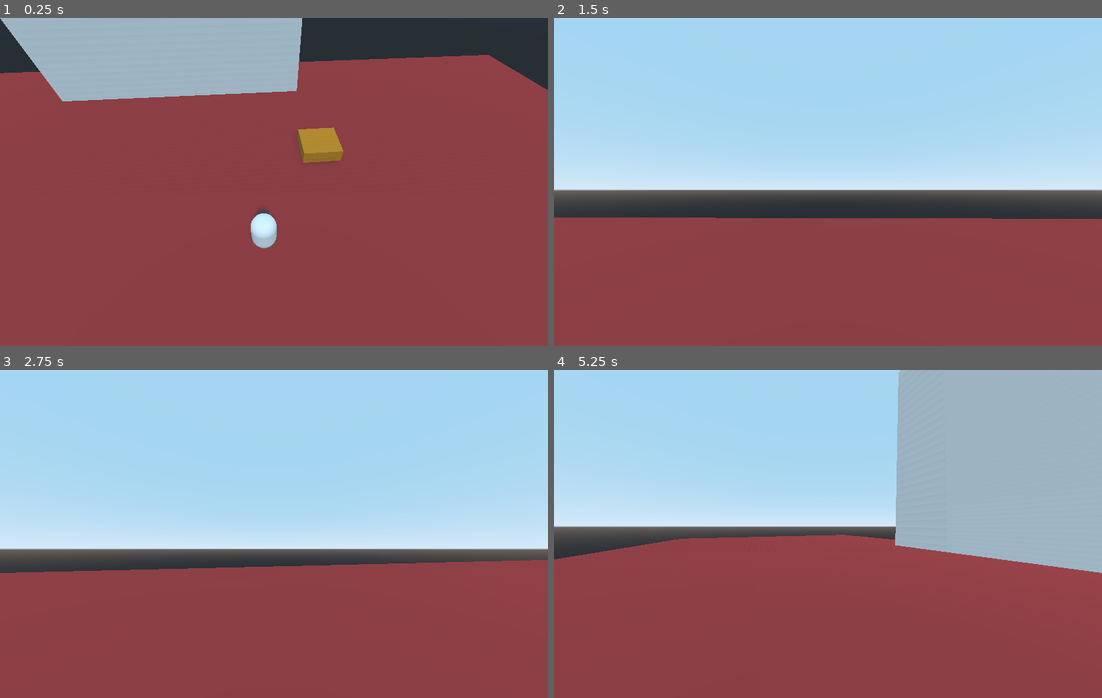
Above: before the commit, frames 1-4 (two rows, left to right).
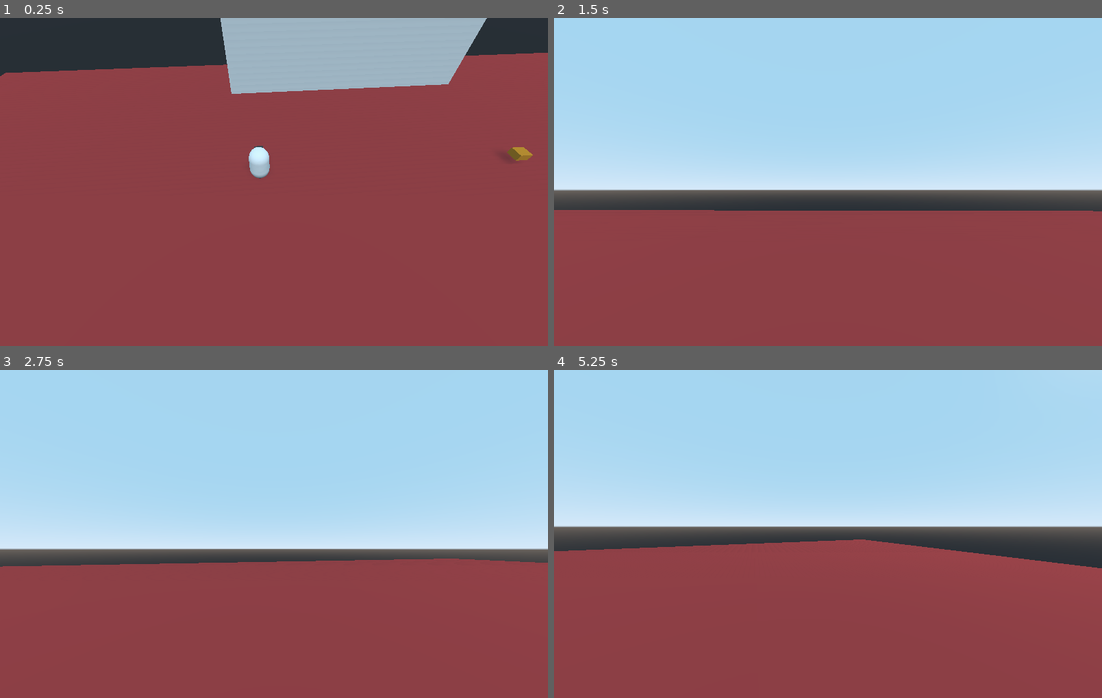
Above: after the commit, the same moments.

Repository: Carbine28/Game-to-Teach-3D-Transformation
Game: Godot game, scene res://main.tscn
Same seed, same stepped clock (60 frames per second), same inputs: the game is played once before the commit and once after it.
Inputs (mouse positions are in pixels of both pictures, inside the frame that each line leads up to):
- Up to frame 1 (0.25 s): no input
- Up to frame 2 (1.5 s): move the mouse to (948, 165) at 0.52 s; hold D (move_right) 0.53-1.28 s; click (948, 165) at 0.6 s; tap Space (jump) at 0.77 s; move the mouse to (718, 198) at 1.27 s; hold S (move_backward) from 1.28 s (still down); tap Tab (switch_camera) at 1.35 s
- Up to frame 3 (2.75 s): tap Space (jump) at 1.52 s; tap Enter at 2 s; move the mouse to (284, 527) at 2.02 s; release S (move_backward) at 2.03 s; hold W (move_forward) from 2.03 s (still down); click (284, 527) at 2.1 s
- Up to frame 4 (5.25 s): move the mouse to (822, 540) at 2.77 s; tap Tab (switch_camera) at 2.85, 4.35 s; tap Space (jump) at 3.02, 3.77, 4.52 s; move the mouse to (992, 583) at 3.52 s; release W (move_forward) at 3.53 s; hold A (move_left) 3.53-5.03 s; click (992, 583) at 3.6 s; move the mouse to (663, 484) at 4.27 s; move the mouse to (833, 534) at 5.02 s; hold W (move_forward) from 5.03 s (still down); click (833, 534) at 5.1 s

The runs differ from the first frame. In frame 1, 17% of the frame differs, in the area x 0-100%, y 0-71%; in frame 2, 2.3%; in frame 3, 1.4%; in frame 4, 23%, in the area x 0-100%, y 0-62%.

Commit message:
Added Spawn point, finished transformation mechanic

Diff:
--- a/Base/GUI/transformableUI/DrawContainer.gd
+++ b/Base/GUI/transformableUI/DrawContainer.gd
@@ -16,6 +16,9 @@
 	var draggable_block: ColorRect = draggable.instance()
 	draggable_block.id = idCount
 	draggable_block.label = data.label
+	print(draggable_block.label)
+	if draggable_block.label == "Scale":
+		draggable_block.enableDefault = true
 	draggable_block.block_Type = data.block_Type
 	draggable_block.dropped_on_target = true
 	dropLocation.add_child(draggable_block)
--- a/Base/GUI/transformableUI/SourceContainer.gd
+++ /dev/null
@@ -1,5 +0,0 @@
-extends Panel
-
-#onready var drop_target = get_node("/TransformableGUI/VLayout/DrawContainer")
-#onready var draggable_scene: PackedScene = preload ("res://GUI/transformableUI/TransformBlock.tscn")
-#onready var draggable_container = $Padding/SourceRows
--- a/Base/GUI/transformableUI/TransformBlock_Modifiable.gd
+++ b/Base/GUI/transformableUI/TransformBlock_Modifiable.gd
@@ -1,10 +1,14 @@
 extends ColorRect
 class_name TransformBlockMod
 
+onready var _input_x = $Padding/vDisplayContainer/hInputContainer/xInput
+onready var _input_y = $Padding/vDisplayContainer/hInputContainer/yInput
+onready var _input_z = $Padding/vDisplayContainer/hInputContainer/zInput
 
 onready var _name = $Padding/vDisplayContainer/blockName
 export var id: int
 export var label:String
+export var enableDefault: bool
 var block_Type
 
 var x_Value
@@ -16,13 +20,20 @@
 func _ready() -> void:
 	add_to_group("DRAGGABLE")
 	_name.text = label
-	x_Value = 0.0
-	y_Value = 0.0
-	z_Value = 0.0
+	if enableDefault:
+		_input_x.text = "1.0"
+		_input_y.text = "1.0"
+		_input_z.text = "1.0"
+		x_Value = 1
+		y_Value = 1
+		z_Value = 1
+	else:
+		x_Value = 0.0
+		y_Value = 0.0
+		z_Value = 0.0
 
 # Deletes transform block from drawing area
 func _on_deleteSelfButton_pressed():
-
 	queue_free()
 
 func _on_xInput_input_Updated(value):
--- a/Base/GUI/transformableUI/TransformableGUI.gd
+++ b/Base/GUI/transformableUI/TransformableGUI.gd
@@ -18,21 +18,31 @@
 func _on_clearButton_pressed():
 	for child in _drawAreaContainer.get_children():
 		child.queue_free() # Remove all block in draw area
-		#emit_signal("drawArea_Cleared")
 	blockStack.clear()
 
 func _on_runButton_pressed():
-	for block in blockStack:
-		match block.block_Type:
+	if blockStack:
+		_execute_Action(blockStack[0])
+
+func _execute_Action(var block):
+	match block.block_Type:
 			BlockType.TRANSLATE:
 				selectedObject.moveObject(Vector3(block.x_Value, block.y_Value, block.z_Value))
 			BlockType.ROTATE:
-				pass
+				selectedObject.rotateObject(Vector3(block.x_Value, block.y_Value, block.z_Value))
 			BlockType.SCALE:
-				pass
+				selectedObject.scaleObject(Vector3(block.x_Value, block.y_Value, block.z_Value))
+	blockStack.pop_front()
 
 func _on_TransformableGUI_visibility_changed():
 	_resetGUI()
+
+func _on_Transform_Finished():
+	if blockStack:
+		_execute_Action(blockStack[0])
+	else:
+		for child in _drawAreaContainer.get_children():
+			child.queue_free()
 
 func _resetGUI():
 	# Remove all block in draw area
--- a/Base/GUI/transformableUI/TransformableGUI.tscn
+++ b/Base/GUI/transformableUI/TransformableGUI.tscn
@@ -1,7 +1,6 @@
-[gd_scene load_steps=11 format=2]
+[gd_scene load_steps=10 format=2]
 
 [ext_resource path="res://GUI/transformableUI/TransformBlock.tscn" type="PackedScene" id=2]
-[ext_resource path="res://GUI/transformableUI/SourceContainer.gd" type="Script" id=3]
 [ext_resource path="res://GUI/transformableUI/DrawContainer.gd" type="Script" id=4]
 [ext_resource path="res://GUI/transformableUI/TransformableGUI.gd" type="Script" id=5]
 
@@ -24,19 +23,19 @@
 bg_color = Color( 0.0509804, 0.290196, 1, 1 )
 
 [node name="TransformableGUI" type="PanelContainer"]
-anchor_right = 0.447
+anchor_right = 0.367
 anchor_bottom = 1.0
-margin_right = 0.599976
+margin_right = -32.4
 script = ExtResource( 5 )
 
 [node name="VBoxContainer" type="VBoxContainer" parent="."]
 margin_left = 7.0
 margin_top = 7.0
-margin_right = 530.0
+margin_right = 401.0
 margin_bottom = 713.0
 
 [node name="headerpanel" type="Panel" parent="VBoxContainer"]
-margin_right = 523.0
+margin_right = 394.0
 margin_bottom = 34.0
 size_flags_horizontal = 3
 size_flags_vertical = 3
@@ -44,24 +43,23 @@
 custom_styles/panel = SubResource( 1 )
 
 [node name="Header" type="Label" parent="VBoxContainer/headerpanel"]
-margin_right = 529.0
+margin_right = 393.0
 margin_bottom = 40.0
 size_flags_horizontal = 3
 size_flags_vertical = 3
 size_flags_stretch_ratio = 0.18
-text = "Source BLocks"
+text = "Source Blocks"
 align = 1
 valign = 1
 
 [node name="SourceContainer" type="Panel" parent="VBoxContainer"]
 margin_top = 38.0
-margin_right = 523.0
+margin_right = 394.0
 margin_bottom = 129.0
 size_flags_horizontal = 3
 size_flags_vertical = 3
 size_flags_stretch_ratio = 0.4
 custom_styles/panel = SubResource( 2 )
-script = ExtResource( 3 )
 
 [node name="Padding" type="MarginContainer" parent="VBoxContainer/SourceContainer"]
 anchor_left = 0.5
@@ -111,7 +109,7 @@
 
 [node name="DrawContainer" type="Panel" parent="VBoxContainer"]
 margin_top = 133.0
-margin_right = 523.0
+margin_right = 394.0
 margin_bottom = 588.0
 size_flags_horizontal = 3
 size_flags_vertical = 3
@@ -141,7 +139,7 @@
 
 [node name="ButtonPanel" type="Panel" parent="VBoxContainer"]
 margin_top = 592.0
-margin_right = 523.0
+margin_right = 394.0
 margin_bottom = 706.0
 size_flags_horizontal = 3
 size_flags_vertical = 3
--- a/Base/GUI/transformableUI/numberInput.gd
+++ b/Base/GUI/transformableUI/numberInput.gd
@@ -5,6 +5,9 @@
 
 onready var LineEditRegEx = RegEx.new()
 var input = ""
+
+var defaultInput = "1"
+var enableDefaultInput: bool
 var hasDecimal = false
 
 func _ready():
--- /dev/null
+++ b/Base/functional_objects/EndPoint.gd
@@ -0,0 +1,11 @@
+extends Spatial
+
+# Need to change model of end point
+func _ready():
+	var model = $model
+	#model.visible = false # Visible so player can know where to go to complete level
+	var _player = get_node("../Player") # Need to check if player collides with collision box
+
+func _on_Area_body_entered(body):
+	if body.name == "Player":
+		print_debug("Level Complete!")
--- /dev/null
+++ b/Base/functional_objects/EndPoint.tscn
@@ -0,0 +1,23 @@
+[gd_scene load_steps=4 format=2]
+
+[ext_resource path="res://functional_objects/EndPoint.gd" type="Script" id=1]
+
+[sub_resource type="CylinderMesh" id=1]
+
+[sub_resource type="BoxShape" id=2]
+
+[node name="EndPoint" type="Spatial"]
+script = ExtResource( 1 )
+
+[node name="model" type="MeshInstance" parent="."]
+transform = Transform( 0.458774, 0, 0, 0, 0.340787, 0, 0, 0, 0.501323, 0, 0, 0 )
+mesh = SubResource( 1 )
+
+[node name="Area" type="Area" parent="model"]
+monitorable = false
+
+[node name="CollisionShape" type="CollisionShape" parent="model/Area"]
+transform = Transform( 1.09214, 0, 0, 0, 1.21396, 0, 0, 0, 1, 0, 0, 0 )
+shape = SubResource( 2 )
+
+[connection signal="body_entered" from="model/Area" to="." method="_on_Area_body_entered"]
--- a/Base/functional_objects/SpawnPoint.gd
+++ b/Base/functional_objects/SpawnPoint.gd
@@ -1,7 +1,13 @@
 extends Spatial
+
+var _player
 
 func _ready():
 	var model = $model
 	model.visible = false
-	var _player = get_node("../Player")
-	_player.global_translation = global_translation
+	_player = get_node("../Player")
+	_respawnPlayer()
+
+func _respawnPlayer():
+	print(self.global_translation)
+	_player.global_translation = self.global_translation
--- a/Base/levels/level_default.gd
+++ b/Base/levels/level_default.gd
@@ -2,6 +2,7 @@
 
 onready var thirdPersonCamera = $Camera
 onready var player = $Player
+onready var _spawn = $SpawnPoint
 
 signal camera_toggled
 var cameraIsActive = true
@@ -9,6 +10,7 @@
 var ray_target = Vector3()
 
 var _transformGUI : Control
+export var floorBound = -40
 
 func _ready():
 	thirdPersonCamera.make_current()
@@ -42,6 +44,7 @@
 	_transformGUI.visible = true
 
 func _process(_delta):
+	checkForPlayer_OutofBounds()
 	if Input.is_action_just_pressed("switch_camera"):
 		emit_signal("camera_toggled")
 		cameraIsActive = !cameraIsActive
@@ -53,10 +56,12 @@
 	if cameraIsActive:
 		thirdPersonCamera.translation.x = player.translation.x
 
+func checkForPlayer_OutofBounds():
+	if player.global_translation.y < floorBound:
+		_spawn._respawnPlayer()
+
 func _on_OutofBoundsFloor_body_entered(body):
-	# Player
-	if body.name == "Player":
-		body.global_translation = body.SpawnPoint
-	else: # Objects with gravity
+
+	if body.name != "Player":
 		body.global_translation = body.SpawnPoint
 	# Objects without gravity
--- a/Base/levels/level_default.tscn
+++ b/Base/levels/level_default.tscn
@@ -1,9 +1,10 @@
-[gd_scene load_steps=10 format=2]
+[gd_scene load_steps=11 format=2]
 
 [ext_resource path="res://characters/player/Player.tscn" type="PackedScene" id=1]
 [ext_resource path="res://levels/level_default.gd" type="Script" id=2]
 [ext_resource path="res://transformable_Objects/object.tscn" type="PackedScene" id=3]
 [ext_resource path="res://functional_objects/SpawnPoint.tscn" type="PackedScene" id=4]
+[ext_resource path="res://functional_objects/EndPoint.tscn" type="PackedScene" id=5]
 
 [sub_resource type="BoxShape" id=2]
 extents = Vector3( 14.5, 1, 22.9 )
@@ -67,12 +68,14 @@
 [node name="CollisionShape" type="CollisionShape" parent="OutofBoundsFloor"]
 shape = SubResource( 5 )
 
+[node name="SpawnPoint" parent="." instance=ExtResource( 4 )]
+transform = Transform( 1, 0, 0, 0, 1, 0, 0, 0, 1, -11.9296, 0.436448, -0.215141 )
+
+[node name="EndPoint" parent="." instance=ExtResource( 5 )]
+transform = Transform( 1.911, 0, 0, 0, 1.6875, 0, 0, 0, 1.3, 23.6143, 0.0479512, 2.39984 )
+
 [node name="object_Transformable" parent="." instance=ExtResource( 3 )]
-transform = Transform( 3.12765, 0, 0, 0, 1.25409, 0, 0, 0, 3.04029, 15.0984, 1.3905, -2.22206 )
-mode = 3
-
-[node name="SpawnPoint" parent="." instance=ExtResource( 4 )]
-transform = Transform( 1, 0, 0, 0, 1, 0, 0, 0, 1, 9.37035, 0.436448, 6.48486 )
+transform = Transform( 1, 0, 0, 0, 1, 0, 0, 0, 1, 12.3143, 1.04795, 0.299838 )
 
 [connection signal="camera_toggled" from="." to="Player" method="_on_level_test_camera_toggled"]
 [connection signal="body_entered" from="OutofBoundsFloor" to="." method="_on_OutofBoundsFloor_body_entered"]
--- a/Base/transformable_Objects/object.gd
+++ b/Base/transformable_Objects/object.gd
@@ -1,4 +1,6 @@
 extends RigidBody
+
+signal transform_finished
 
 enum ObjectState{
 	TRANSLATION,
@@ -8,53 +10,103 @@
 }
 
 onready var _gizmo = $gizmo
+# Default Position Variables
+var SpawnPoint : Vector3
+var defaultRotation: Vector3
 # Position Variables
-export var SpawnPoint : Vector3
 export var currentPosition = Vector3.ZERO
-export var nextPosition = Vector3.ZERO
+export var currentRotation = Vector3.ZERO
+# Future Transformation Variables
+var targetPosition = Vector3.ZERO
+var targetRotation = Vector3.ZERO
+var targetScale = Vector3.ZERO
 # Object Movement Variables
 export var translationSpeed = 4
-export var rotationalSpeed = 2
+var _anglularSpeed: float = TAU
+var angular_accel = 5
+var angle_diff_x
+var angle_diff_y
+var angle_diff_z
+
 var objectState
+var direction
+var rotLocked
 
-var direction
-
+var lookBasis = Basis()
+var rotation_lerp:= 0.0
+var rotation_speed:= 0.8
+var currentScale;
 
 func _ready():
-	_gizmo.visible = false
+	# Connect Signal To Transformable GUI . Emit a signal per action committed
+	var _gui = get_tree().root.get_child(0).get_node("World/Level_GUI/TransformableGUI")
+	connect("transform_finished", _gui, "_on_Transform_Finished")
+	_gizmo.set_as_toplevel(true) # Prevent rotation from affecting gizmo
+	_gizmo.visible = false # Hide Axis Gizmo
+
 	SpawnPoint = global_translation
+	defaultRotation = global_rotation
+
 	currentPosition = SpawnPoint
-	nextPosition = currentPosition
+	currentRotation = defaultRotation
+	rotLocked = false
+	currentScale = scale
+
+	targetPosition = currentPosition
 	add_to_group("TRANSFORMABLE")
 	mode = MODE_KINEMATIC
 	objectState = ObjectState.PASSIVE
 
-func _physics_process(delta):
-	match objectState:
-		ObjectState.TRANSLATION:
-			if (currentPosition - nextPosition).length() > 0.1:
-				direction = (nextPosition - currentPosition).normalized()
-				global_translation += (direction)  * delta * translationSpeed
-			else:
-				objectState = ObjectState.PASSIVE
-		ObjectState.ROTATION:
-			pass
-		ObjectState.PASSIVE:
-			pass
-
-
-
-# warning-ignore:unused_argument
 func _process(delta):
 		currentPosition = global_translation
+		match objectState:
+			ObjectState.TRANSLATION:
+				if (currentPosition - targetPosition).length() > 0.1:
+					direction = (targetPosition - currentPosition).normalized()
+#					global_translation += (direction)  * delta * translationSpeed
+					translation += (direction)  * delta * translationSpeed
+					_gizmo.global_translation = translation
+				else:
+					objectState = ObjectState.PASSIVE
+					emit_signal("transform_finished")
+			ObjectState.ROTATION:
+					if rotation_lerp < 1:
+						rotation_lerp += delta * rotation_speed
+					elif rotation_lerp > 1:
+						rotation_lerp = 1
+					rotation.y = lerp_angle(rotation.y, targetRotation.y, rotation_lerp )
+					if rotation_lerp == 1:
+#						transform = transform.orthonormalized()
+#						transform = transform.scaled(currentScale)
+						print(currentScale)
+						objectState = ObjectState.PASSIVE
+						rotLocked = false
+						emit_signal("transform_finished")
+			ObjectState.SCALE:
+					scale_object_local(targetScale)
+					currentScale = targetScale
+					_gizmo.scale = targetScale # Scale gizmo relative to object
+#					transform = transform.orthonormalized()
+#					transform = transform.scaled(currentScale)
+					objectState = ObjectState.PASSIVE
+					emit_signal("transform_finished")
+			ObjectState.PASSIVE:
+				pass
 
 func moveObject(vPosition: Vector3):
-	nextPosition = currentPosition + vPosition
+	targetPosition = currentPosition + vPosition
 	objectState = ObjectState.TRANSLATION
 
-func rotateObject(vPosition: Vector3):
-	pass
+func rotateObject(vRotation: Vector3):
+	if not rotLocked:
+		targetRotation.y += deg2rad(vRotation.y)
+		rotation_lerp = 0
+		objectState = ObjectState.ROTATION
+		rotLocked = true
 
+func scaleObject(vScale: Vector3):
+	targetScale = vScale
+	objectState = ObjectState.SCALE
 ## Area on Top of object which signals the player to move differently depending on floor/platform
 func _on_Area_body_entered(body):
 	if body.name == "Player":
--- a/Base/transformable_Objects/object.tscn
+++ b/Base/transformable_Objects/object.tscn
@@ -2,6 +2,9 @@
 
 [ext_resource path="res://transformable_Objects/object.gd" type="Script" id=1]
 [ext_resource path="res://transformable_Objects/gizmo.tscn" type="PackedScene" id=2]
+
+[sub_resource type="BoxShape" id=3]
+extents = Vector3( 0.543827, 0.354957, 0.463959 )
 
 [sub_resource type="CubeMesh" id=1]
 
@@ -11,15 +14,18 @@
 [sub_resource type="BoxShape" id=4]
 extents = Vector3( 0.186569, 0.156937, 0.19428 )
 
-[sub_resource type="BoxShape" id=3]
-extents = Vector3( 0.5, 0.5, 0.5 )
-
 [node name="object_Transformable" type="RigidBody"]
+mode = 3
 contacts_reported = 5
 contact_monitor = true
 script = ExtResource( 1 )
 
+[node name="CollisionShape" type="CollisionShape" parent="."]
+transform = Transform( 1.17087, 0, 0, 0, 0.96205, 0, 0, 0, 1.30107, 0, 0.00440484, 0 )
+shape = SubResource( 3 )
+
 [node name="model" type="Spatial" parent="."]
+transform = Transform( 1.02344, 0, 0, 0, 0.682293, 0, 0, 0, 0.987722, 0, 0, 0 )
 
 [node name="MeshInstance" type="MeshInstance" parent="model"]
 transform = Transform( 0.56154, 0, 0, 0, 0.4539, 0, 0, 0, 0.57091, 0, 0, 0 )
@@ -35,10 +41,6 @@
 transform = Transform( 0.85, 0, 0, 0, 1, 0, 0, 0, 1, 0, 0, 0 )
 shape = SubResource( 4 )
 
-[node name="CollisionShape" type="CollisionShape" parent="."]
-transform = Transform( 1.17087, 0, 0, 0, 0.96205, 0, 0, 0, 1.19202, 0, 0, 0 )
-shape = SubResource( 3 )
-
 [node name="gizmo" parent="." instance=ExtResource( 2 )]
 
 [connection signal="body_entered" from="." to="." method="_on_object_Transformable_body_entered"]
